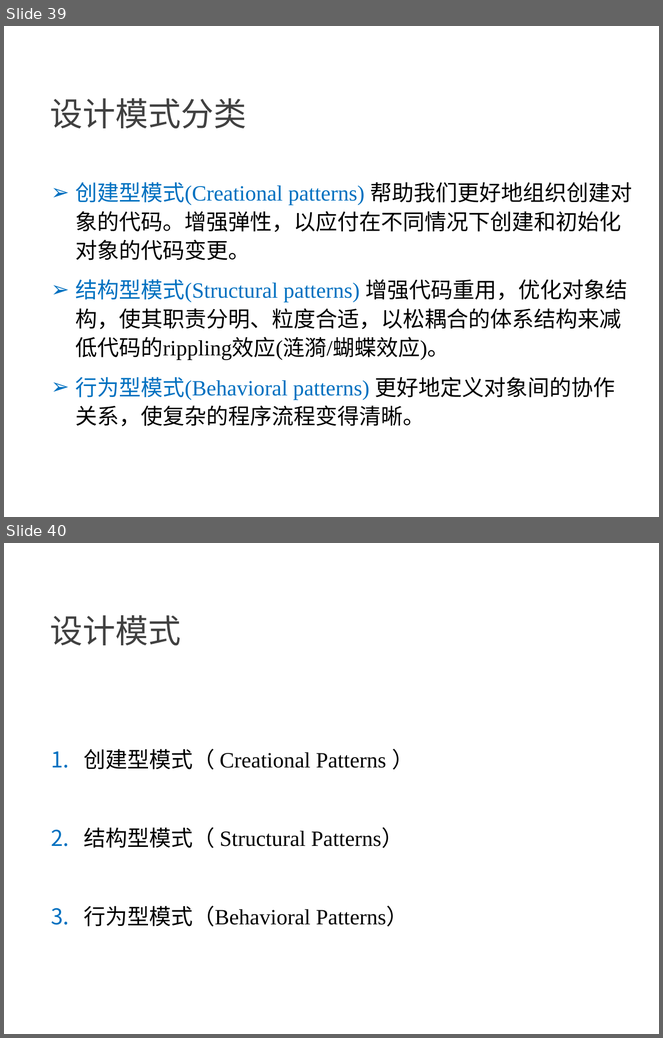
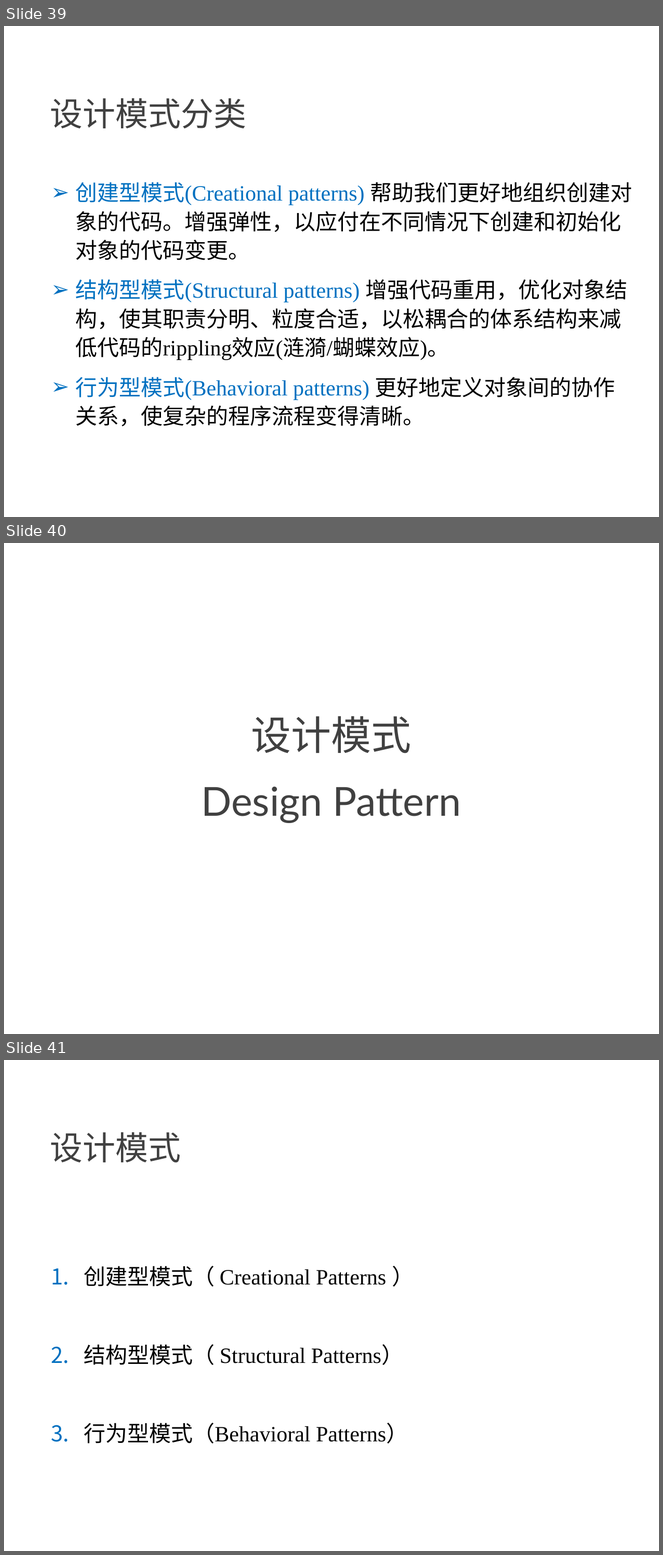
Before and after one commit to NewGr8Player/My-PPT, a slide deck: Design pattern/23种设计模式详解.pptx. Shown one above the other, each under a label of ours: slides 39 and 40 before the commit, slides 39, 40 and 41 after it. The pictures are 663x1038 and 663x1555 pixels, drawn with LibreOffice and Linux fonts; fonts in the diff are those of the drawing. Boxes give left, top, right and bottom in pixels: in the first picture for what was removed or moved away, otherwise in the second. Text is boxed around its words. In the diff, an @@ line names an element or a change of style, - is before the commit and + after.

Commit message:
Add 原型模式

```diff
--- a/Design pattern/23种设计模式详解.pptx
+++ b/Design pattern/23种设计模式详解.pptx
@@ slide 40 added at [4, 543, 659, 1034], background #FFFFFF @@
@@ text added at [252, 716, 412, 754], 44 pt, text #404040 @@
+设计模式
@@ title added at [201, 787, 461, 823], 44 pt, text #404040 @@
+Design Pattern
@@ what was slide 40 is now slide 41 @@
```
Also in this commit, not shown: 8 other slides added.
